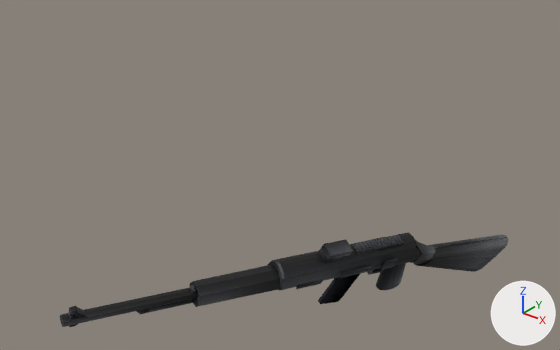
Two versions of the glTF model PS1Logo3D.glb, one commit apart.
One viewpoint serves both versions: a 50 mm lens placed at (176.0, -256.0, 128.0), pointed at (6.0, -44.0, -4.0). The lights are fixed; the arrows at lower right show +X, +Y and +Z. The older version comes first. Where no turn or scale is listed for an object, it has been applied to the vertices.
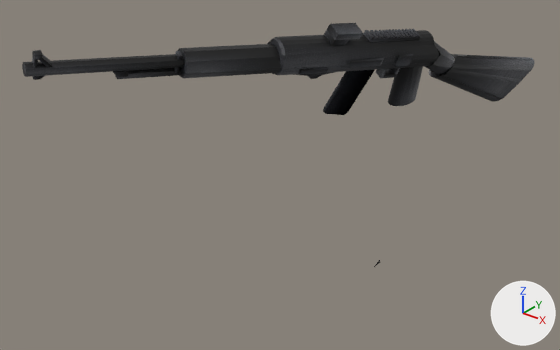
Boxes (x1, y1, x2, y2) around the edits, measured in the pictures (560 x 350 px):
'gövde', moved: before (268, 232, 421, 290); after (267, 30, 439, 75)
'Cylinder', moved: before (189, 265, 281, 307); after (178, 44, 281, 78)
'Cylinder.005', moved: before (413, 235, 508, 272); after (429, 54, 534, 102)
'Cylinder.001', moved: before (60, 287, 197, 327); after (22, 54, 184, 77)
'Cube.006', moved: before (318, 273, 361, 304); after (323, 70, 374, 115)
'Cylinder.006', moved: before (376, 263, 406, 290); after (388, 67, 423, 106)
'Cube.004', moved: before (318, 239, 353, 263); after (324, 23, 363, 46)
'Cube.005', moved: before (353, 235, 404, 255); after (364, 29, 420, 42)
'Cylinder.004', moved: before (410, 240, 435, 264); after (426, 41, 454, 75)
'Cube.016', moved: before (340, 259, 397, 278); after (348, 54, 413, 68)
'Cylinder.002', moved: before (139, 299, 194, 314); after (115, 68, 181, 79)
'Cube.007', moved: before (367, 268, 384, 275); after (376, 68, 400, 79)
'Cube.015', moved: before (296, 280, 322, 289); after (299, 67, 328, 75)
'Cylinder.003', moved: before (69, 305, 78, 315); after (32, 50, 43, 60)
'Cube.017', moved: before (74, 307, 86, 318); after (38, 54, 53, 67)
'Cube.018', moved: before (136, 308, 150, 314); after (112, 70, 129, 77)
'Cube.010', moved: before (189, 285, 196, 302); after (174, 51, 183, 73)
'Cube.008', moved (not visible before): after (293, 72, 334, 76)
'Cube.002', moved: before (68, 313, 73, 320); after (32, 56, 38, 67)
'Cube.003', moved: before (69, 324, 77, 327); after (32, 76, 44, 80)
'Cube.009', moved (not visible before): after (308, 75, 322, 79)

Edits to the bpy script that builds the scene:
```text
Change ob_gövde:
    ob_gövde.location: (26.3, -25.1, -43.7) -> (26.3, -25.1, 44.9)
Change ob_cylinder_006:
    ob_cylinder_006.location: (31.6, 4.4, -61.4) -> (31.6, 4.4, 27.2)
Change ob_cylinder_005:
    ob_cylinder_005.location: (40.3, 26.8, -64.3) -> (40.3, 26.8, 24.3)
Change ob_cylinder_004:
    ob_cylinder_004.location: (39.3, 12.9, -53.2) -> (39.3, 12.9, 35.5)
Change ob_cylinder_003:
    ob_cylinder_003.location: (-13.1, -131.4, -26.8) -> (-13.1, -131.4, 61.8)
Change ob_cylinder_002:
    ob_cylinder_002.location: (-3.8, -98.3, -38.7) -> (-3.8, -98.3, 49.9)
Change ob_cylinder_001:
    ob_cylinder_001.location: (-7.2, -111.2, -33.5) -> (-7.2, -111.2, 55.1)
Change ob_cylinder:
    ob_cylinder.location: (7.5, -73.1, -38.7) -> (7.5, -73.1, 49.9)
Change ob_cube_016:
    ob_cube_016.location: (33.6, -26.1, -46.4) -> (33.6, -26.1, 42.2)
Change ob_cube_015:
    ob_cube_015.location: (22.8, -46.4, -46.0) -> (22.8, -46.4, 42.6)
Change ob_cube_011:
    ob_cube_011.location: (21.6, -20.7, -40.7) -> (21.6, -20.7, 47.9)
Change ob_cube_010:
    ob_cube_010.location: (0.9, -90.1, -36.4) -> (0.9, -90.1, 52.2)
Change ob_cube_009:
    ob_cube_009.location: (16.8, -40.4, -49.0) -> (16.8, -40.4, 39.6)
Change ob_cube_008:
    ob_cube_008.location: (16.8, -41.5, -47.9) -> (16.8, -41.5, 40.7)
Change ob_cube_007:
    ob_cube_007.location: (29.0, -10.5, -52.7) -> (29.0, -10.5, 35.9)
Change ob_cube_006:
    ob_cube_006.location: (20.9, -20.7, -60.2) -> (20.9, -20.7, 28.4)
Change ob_cube_005:
    ob_cube_005.location: (34.2, -13.7, -38.6) -> (34.2, -13.7, 50.0)
Change ob_cube_004:
    ob_cube_004.location: (27.1, -34.7, -33.7) -> (27.1, -34.7, 54.9)
Change ob_cube_003:
    ob_cube_003.location: (-15.5, -129.9, -33.3) -> (-15.5, -129.9, 55.3)
Change ob_cube_002:
    ob_cube_002.location: (-14.2, -131.8, -28.8) -> (-14.2, -131.8, 59.8)
Change ob_cube_017:
    ob_cube_017.location: (-13.1, -128.8, -29.3) -> (-13.1, -128.8, 59.3)
Change ob_cube_018:
    ob_cube_018.location: (-6.6, -106.7, -36.5) -> (-6.6, -106.7, 52.1)
```
